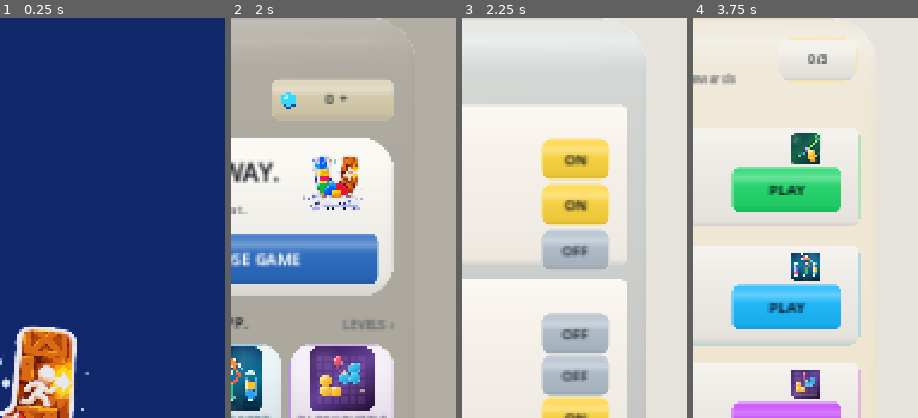
Above: before the commit, frames 1-4 (left to right).
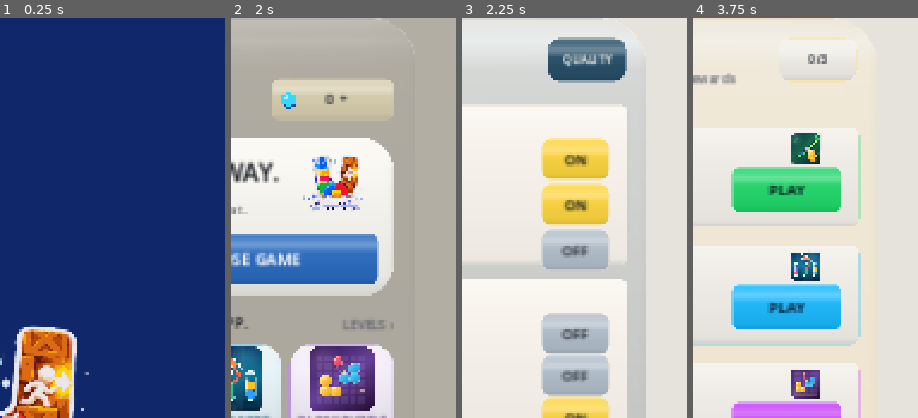
Above: after the commit, the same moments.

Repository: eghosa001/unjam
Game: Godot game, scene res://scenes/Boot.tscn
Same seed, same stepped clock (60 frames per second), same inputs: the game is played once before the commit and once after it.
Inputs (mouse positions are % of the whole screen's width and height, from its top left):
- Up to frame 1 (0.25 s): no input
- Up to frame 2 (2 s): tap Enter at 0.5 s; move the mouse to (72, 45) at 0.52 s; click (72, 45) at 0.67 s; tap Space at 1.25 s; drag from (30, 55) to (45, 70) at 1.27 s
- Up to frame 3 (2.25 s): click (80, 94) at 2 s
- Up to frame 4 (3.75 s): click "←" at 2.75 s; click "PLAY DAILY" at 3.5 s
The pictures show only the part of the screen within x 50-100%, y 0-50%; the shares and areas given below are measured in that part.

Frames 1-2 are identical in both runs. In frame 3, 3.8% of the frame differs, in the area x 38-74%, y 4-17%; in frame 4, nothing differs.

Commit message:
Expose gameplay performance lab from Settings header without crowding compact settings controls

Diff:
--- a/scripts/ui/premium_main_casual.gd
+++ b/scripts/ui/premium_main_casual.gd
@@ -1142,7 +1142,12 @@
 		FIGMA_DARK_BOTTOM if dark_mode else FIGMA_BG_BOTTOM,
 		FIGMA_DARK_TOP if dark_mode else FIGMA_BG_TOP
 	)
-	_figma_header(canvas, "SETTINGS", "", "", FIGMA_GOLD, Callable(self,"build_home"), Callable(), dark_mode)
+	_figma_header(canvas, "SETTINGS", "", "QUALITY", Color("#264e67"), Callable(self,"build_home"), Callable(self,"_open_device_quality_lab"), dark_mode)
+	var quality_entry := canvas.find_child("FigmaHeaderPill",true,false) as Button
+	if quality_entry != null:
+		quality_entry.name = "SettingsQualityLab"
+		quality_entry.accessibility_name = "Open Device Quality Lab to measure real Android gameplay performance"
+		quality_entry.tooltip_text = quality_entry.accessibility_name
 	if not dark_mode:
 		var settings_title := canvas.get_node_or_null("FigmaHeaderTitle") as Label
 		if settings_title != null:
@@ -1233,6 +1238,15 @@
 	canvas.add_child(recovery)
 
 	_figma_bottom_nav(canvas,"settings",dark_mode)
+
+func _open_device_quality_lab() -> void:
+	# A single modal reuses the existing device-local frame-probe; the user
+	# starts/stops capture explicitly and can copy the report without any upload.
+	if get_node_or_null("DeviceQualityLab") != null:
+		return
+	var quality_lab := preload("res://scripts/ui/device_quality_lab.gd").new()
+	quality_lab.name = "DeviceQualityLab"
+	add_child(quality_lab)
 
 func _cycle_settings_language() -> void:
 	LocalizationManager.cycle_language()
